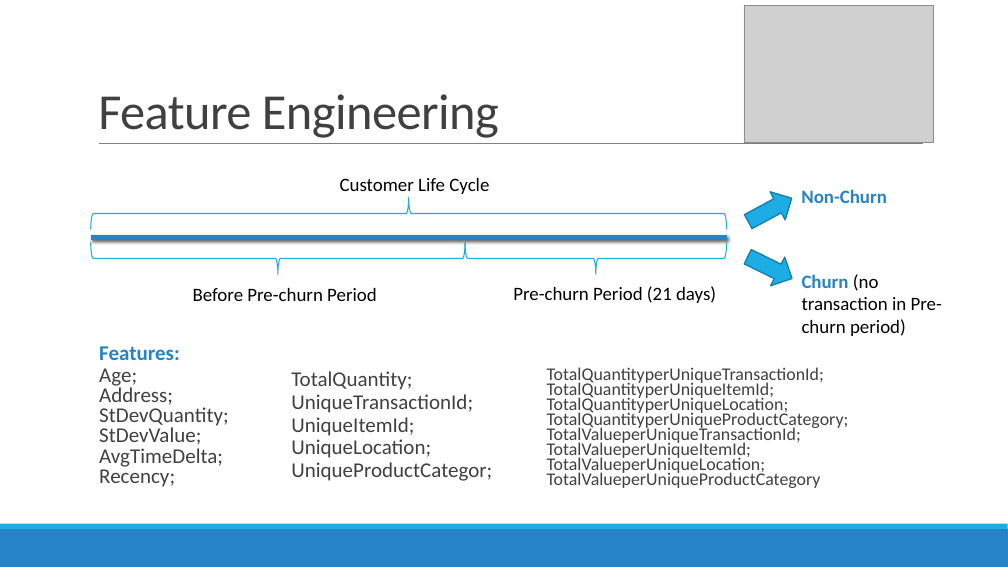
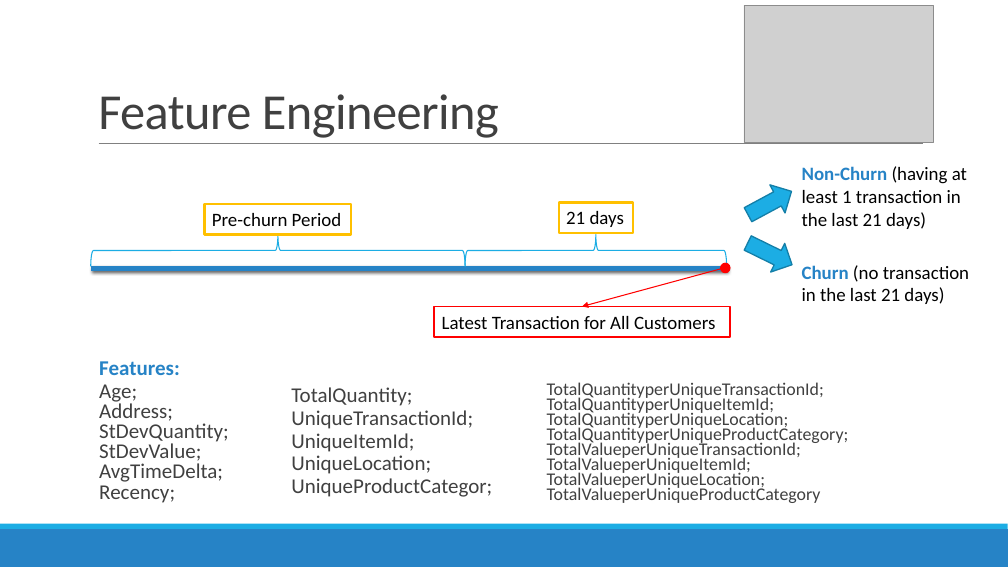
Before and after one commit to Azure-Samples/Customer-Churn-Demo-MRS-Spark-HDI, a slide deck: slide 7 of Customer Churn.pptx. Drawn at 1008x567 pixels with LibreOffice and Linux fonts; fonts in the diff are those of the drawing; grey boxes stand for pictures. Boxes give left, top, right and bottom in pixels: in the first picture for what was removed or moved away, otherwise in the second. Text is boxed around its words. In the diff, an @@ line names an element or a change of style, - is before the commit and + after.

Commit message:
update the deck

```diff
--- a/Customer Churn.pptx
+++ b/Customer Churn.pptx
@@ text removed at (340,178,489,194) @@
-Customer Life Cycle
@@ right arrow: place and size @@
-right arrow at (741,185,799,236)
+right arrow at (741,177,799,228)
@@ text at (802,166,967,229): text changed; text colour #2683C6 to #000000; bold off @@
-Non-Churn
+Non-Churn (having at least 1 transaction in the last 21 days)
@@ left brace removed at (90,198,726,230) @@
@@ rectangle "Pre-churn Period": place and size @@
-rectangle "Pre-churn Period" at (193,288,377,301)
+rectangle "Pre-churn Period" at (204,204,351,234)
@@ rectangle "Pre-churn Period" at (204,204,351,234): outline none to #FFC000 2.25 pt @@
@@ rectangle "21 days" at (559,203,633,233): outline none to #FFC000 2.25 pt @@
@@ rectangle "21 days": place and size @@
-rectangle "21 days" at (513,286,716,303)
+rectangle "21 days" at (559,203,633,233)
@@ left brace at (90,235,465,267): rotation 270 to 90 degrees @@
@@ text in rectangle at (212,213,342,226): text changed @@
-Before Pre-churn Period
+Pre-churn Period
@@ left brace at (465,234,727,266): rotation 270 to 90 degrees @@
@@ text in rectangle at (566,211,624,227): text changed @@
-Pre-churn Period (21 days)
+21 days
@@ right arrow: place and size @@
-right arrow at (741,243,799,293)
+right arrow at (741,229,799,279)
@@ line moved from (91, 237) - (727, 237) to (91, 268) - (727, 268) @@
@@ arrow added from (727, 268) to (582, 306), #FF0000 1 pt @@
@@ ellipse added at (721,263,730,272), fill #FF0000, outline #FF0000 1.25 pt @@
@@ text at (802,265,969,304): text changed @@
-Churn (no transaction in Pre-churn period)
+Churn (no transaction in the last 21 days)
@@ rectangle added at (434,306,730,337), outline #FF0000 1.5 pt, 18 pt, text #000000 @@
+Latest Transaction for All Customers
@@ 3 texts: place and size @@
-3 texts at (99,346,849,488)
+3 texts at (99,361,849,503)
```
